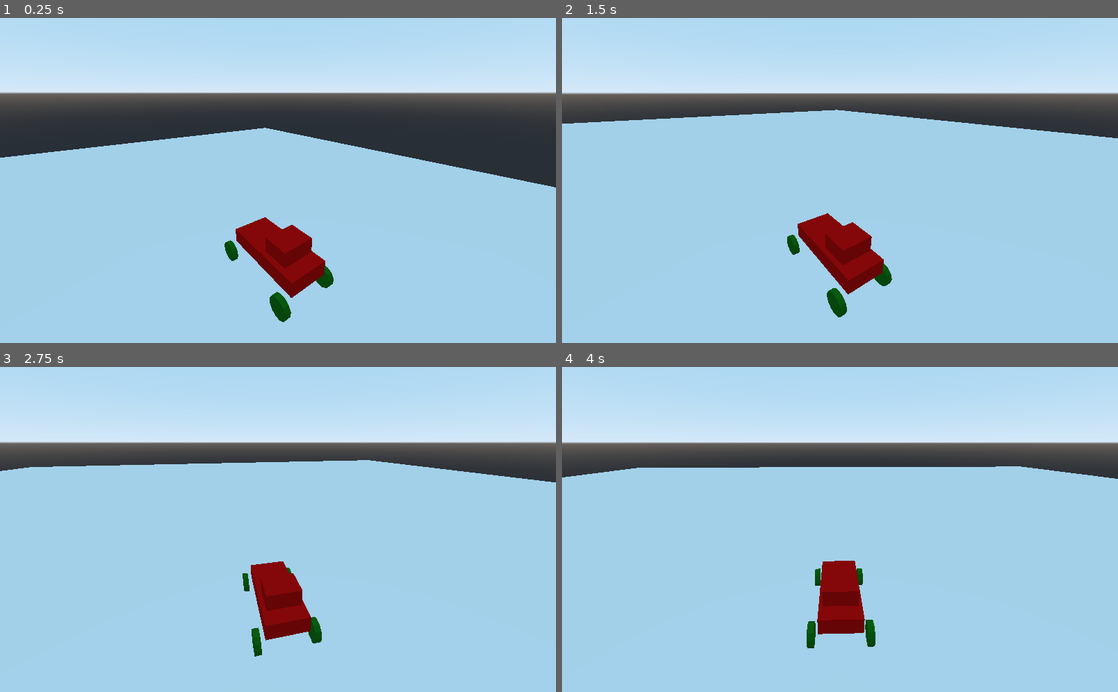
Above: before the commit, frames 1-4 (two rows, left to right).
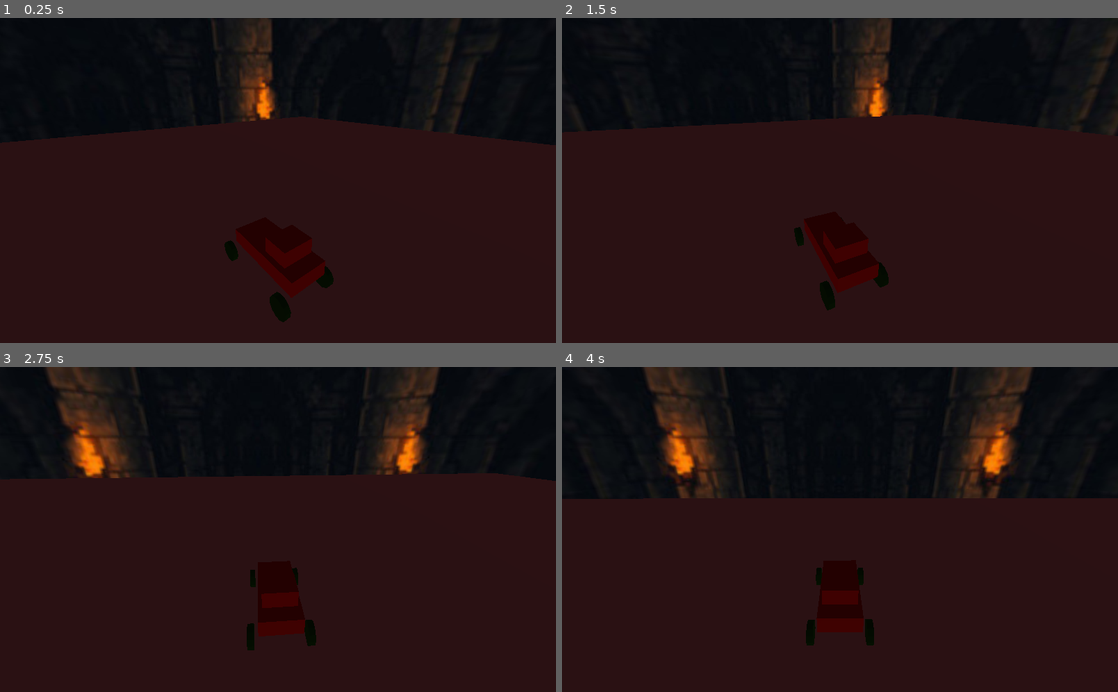
Above: after the commit, the same moments.

Repository: Chatarra-Estudio/basic_template_26
Game: Godot game, scene res://3d-car0/main.tscn
Two runs of this game, one before a commit and one after it. Both use one fixed random seed, a clock stepped at 60 frames per second and the inputs below.
Inputs:
- Up to frame 1 (0.25 s): no input
- Up to frame 2 (1.5 s): hold Left (turn_left) from 1.28 s (still down)
- Up to frame 3 (2.75 s): release Left (turn_left) at 2.03 s
- Up to frame 4 (4 s): hold Left (turn_left) from 3.53 s (still down)

The runs differ from the first frame. In frame 1, 100% of the frame differs, in the area x 0-100%, y 0-100%; in frame 2, 100%; in frame 3, 100%; in frame 4, 100%.

Commit message:
subiendo

Diff:
--- a/basic/3d-car0/main.tscn
+++ b/basic/3d-car0/main.tscn
@@ -1,22 +1,28 @@
-[gd_scene load_steps=3 format=2]
+[gd_scene load_steps=6 format=2]
 
 [ext_resource path="res://3d-car0/car_base.tscn" type="PackedScene" id=1]
+[ext_resource path="res://2d-imagen/fondo.jpg" type="Texture" id=2]
 
 [sub_resource type="BoxShape" id=1]
-extents = Vector3( 31.9404, 1, 46.4198 )
 
-[node name="Spatial" type="Spatial"]
-editor/display_folded = true
+[sub_resource type="PanoramaSky" id=3]
+panorama = ExtResource( 2 )
+
+[sub_resource type="Environment" id=4]
+background_mode = 2
+background_sky = SubResource( 3 )
+
+[node name="MainCoche" type="Spatial"]
 
 [node name="CarBase" parent="." instance=ExtResource( 1 )]
 
 [node name="StaticBody" type="StaticBody" parent="."]
+transform = Transform( 30, 0, 0, 0, 1, 0, 0, 0, 30, 0, -2, 0 )
 
 [node name="CollisionShape" type="CollisionShape" parent="StaticBody"]
-transform = Transform( 1, 0, 0, 0, 1, 0, 0, 0, 1, 0, -6.0442, 0 )
 shape = SubResource( 1 )
 
-[node name="CSGBox" type="CSGBox" parent="StaticBody"]
-transform = Transform( 1, 0, 0, 0, 1, 0, 0, 0, 1, 0, -6.0442, 0 )
-width = 61.735
-depth = 89.2157
+[node name="CSGBox" type="CSGBox" parent="StaticBody/CollisionShape"]
+
+[node name="WorldEnvironment" type="WorldEnvironment" parent="."]
+environment = SubResource( 4 )
Binary file added: basic/2d-imagen/fondo.jpg
Not shown, added: basic/2d-imagen/fondo.jpg.import
